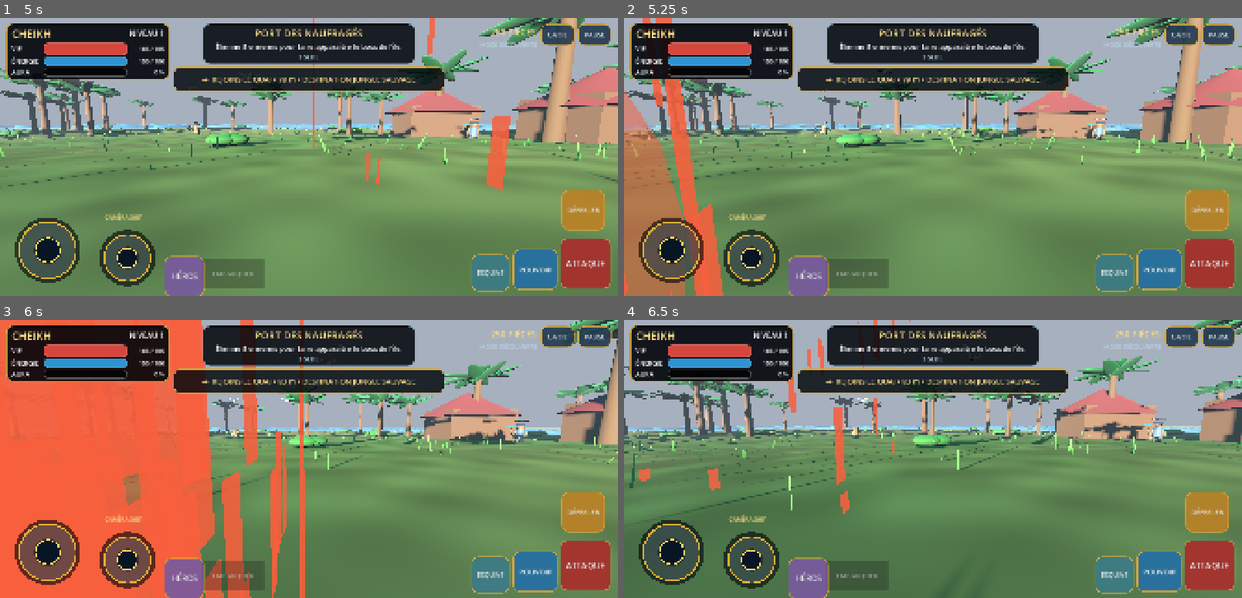
Above: before the commit, frames 1-4 (two rows, left to right).
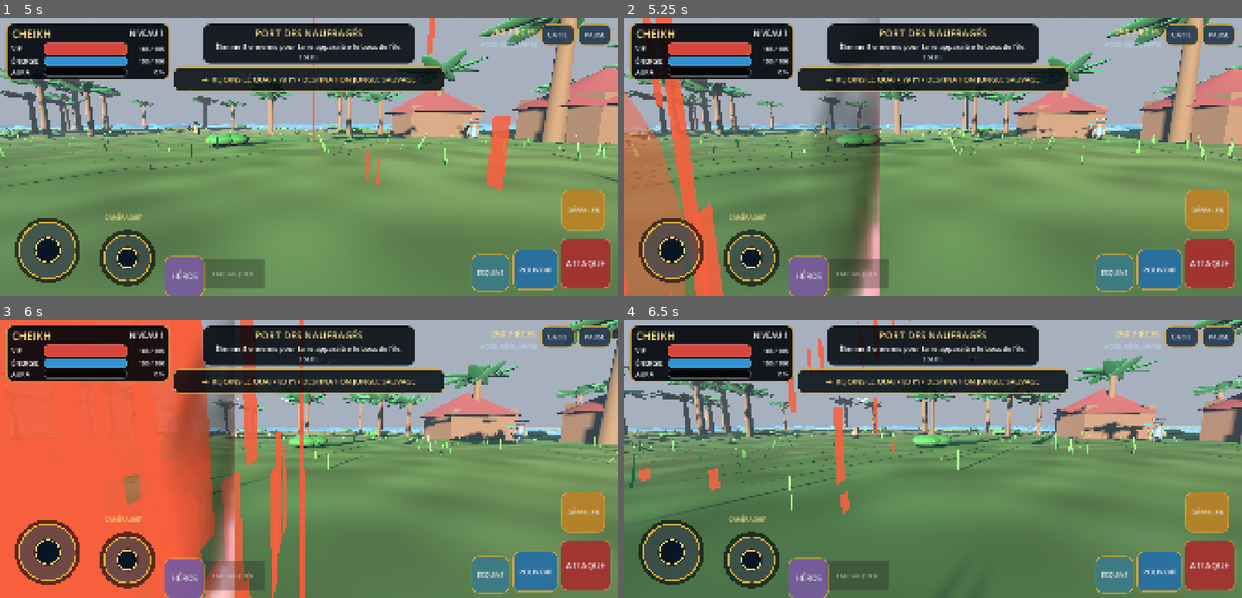
Above: after the commit, the same moments.

Repository: Chasmet/Chk-pirate-warrior-
Game: Godot game, scene res://scenes/main.tscn
Two runs of this game, one before a commit and one after it. Both use one fixed random seed, a clock stepped at 60 frames per second and the inputs below.
Inputs (mouse positions are in pixels of both pictures, inside the frame that each line leads up to):
- Up to frame 1 (5 s): click (123, 84) at 0.52 s; click "COMMENCER" at 1.25 s; drag from (414, 193) to (370, 95) at 2.02 s; drag from (49, 251) to (278, 212) at 2.77 s; move the mouse to (129, 257) at 3.52 s; hold D (move_right) 3.53-4.25 s; tap Shift (dodge) at 3.6 s; click (129, 257) at 3.67 s; drag from (278, 212) to (123, 115) at 4.27 s
- Up to frame 2 (5.25 s): move the mouse to (1118, 198) at 5.02 s; hold A (move_left) from 5.03 s (still down); tap Space (attack) at 5.1 s
- Up to frame 3 (6 s): release A (move_left) at 5.75 s; drag from (123, 417) to (216, 389) at 5.77 s
- Up to frame 4 (6.5 s): no input

Frame 1 is identical in both runs. In frame 2, 4.9% of the frame differs, in the area x 30-42%, y 0-100%; in frame 3, 5.8%, in the area x 27-38%, y 0-100%; in frame 4, nothing differs.

Commit message:
fix(gameplay): libérer la caméra et la conduite

Diff:
--- a/godot/scripts/player_controller.gd
+++ b/godot/scripts/player_controller.gd
@@ -13,6 +13,8 @@
 const HERO_ORDER := ["cheikh", "yvane", "nelvyn"]
 const BOAT_WATERLINE := 0.58
 const BOAT_MAX_SPEED := 23.0
+const BOAT_CAMERA_REST_LENGTH := 13.4
+const BOAT_CAMERA_REST_PITCH := -0.31
 
 var save_data: Dictionary = {}
 var hero_id := "cheikh"
@@ -411,11 +413,11 @@
 		hero_visual.show()
 		_set_boat_hero_art(0.0)
 	camera_target_yaw = boat_heading
-	camera_target_pitch = -0.16
+	camera_target_pitch = BOAT_CAMERA_REST_PITCH
 	camera_manual_timer = 0.0
 	camera_recenter_timer = 0.0
 	if is_instance_valid(camera_arm):
-		camera_arm.spring_length = 10.8
+		camera_arm.spring_length = BOAT_CAMERA_REST_LENGTH
 	_snap_camera_to_player()
 	boat_pilot_marker_emitted = false
 	boat_mode_changed.emit(true)
@@ -614,20 +616,23 @@
 	var weather_speed_factor := lerpf(1.0, 0.78, sea_state)
 	var maximum_forward_speed := BOAT_MAX_SPEED * weather_speed_factor
 	var speed_ratio := clampf(absf(boat_speed) / maxf(maximum_forward_speed, 0.1), 0.0, 1.0)
-	var steering_grip := lerpf(0.28, 1.0, speed_ratio)
+	# Conduite arcade lisible sur écran tactile : le navire répond dès les
+	# premiers mètres, puis garde une légère inertie quand il prend sa vitesse.
+	var steering_grip := lerpf(0.58, 1.0, smoothstep(0.0, 0.72, speed_ratio))
 	var reverse_factor := -0.72 if boat_speed < -0.35 else 1.0
-	var desired_turn_rate := steering * steering_grip * lerpf(1.32, 1.08, sea_state) * reverse_factor
+	var desired_turn_rate := steering * steering_grip * lerpf(1.58, 1.30, sea_state) * reverse_factor
 	if absf(throttle) < 0.06 and absf(boat_speed) < 0.65:
 		desired_turn_rate = 0.0
-	boat_turn_rate = move_toward(boat_turn_rate, desired_turn_rate, 2.8 * delta)
+	boat_turn_rate = move_toward(boat_turn_rate, desired_turn_rate, 4.8 * delta)
 	boat_heading -= boat_turn_rate * delta
 	var target_speed := throttle * (maximum_forward_speed if throttle >= 0.0 else 7.0)
-	var engine_response := (5.8 if absf(throttle) > 0.05 else 1.55) * lerpf(1.0, 0.76, sea_state)
+	var engine_response := (7.2 if absf(throttle) > 0.05 else 2.4) * lerpf(1.0, 0.78, sea_state)
 	boat_speed = move_toward(boat_speed, target_speed, engine_response * delta)
 	var forward: Vector3 = -Basis(Vector3.UP, boat_heading).z
 	var desired_velocity: Vector3 = forward * boat_speed
-	velocity.x = move_toward(velocity.x, desired_velocity.x, 5.4 * delta)
-	velocity.z = move_toward(velocity.z, desired_velocity.z, 5.4 * delta)
+	var hull_grip := lerpf(9.5, 7.0, sea_state)
+	velocity.x = move_toward(velocity.x, desired_velocity.x, hull_grip * delta)
+	velocity.z = move_toward(velocity.z, desired_velocity.z, hull_grip * delta)
 	velocity.y = 0.0
 	rotation.y = boat_heading
 	move_and_slide()
@@ -721,8 +726,8 @@
 	var moving_forward := direction.length_squared() > 0.02 and direction.dot(camera_forward) > 0.18
 	if camera_manual_timer <= 0.0 and camera_recenter_timer <= 0.0:
 		if boat_mode:
-			camera_target_yaw = lerp_angle(camera_target_yaw, boat_heading, 1.0 - exp(-2.4 * delta))
-			camera_target_pitch = lerpf(camera_target_pitch, -0.16, 1.0 - exp(-2.0 * delta))
+			camera_target_yaw = lerp_angle(camera_target_yaw, boat_heading, 1.0 - exp(-4.2 * delta))
+			camera_target_pitch = lerpf(camera_target_pitch, BOAT_CAMERA_REST_PITCH, 1.0 - exp(-3.2 * delta))
 		elif assist_lock_time > 0.0 and is_instance_valid(assisted_target) and assisted_target.health > 0.0 and assisted_target.global_position.distance_to(global_position) < 13.0:
 			var target_direction := assisted_target.global_position - global_position
 			target_direction.y = 0.0
@@ -736,7 +741,7 @@
 
 	var hero_height := 3.6 if boat_mode else float(HeroFactory.HEROES[hero_id]["height"])
 	var look_ahead := Vector3(velocity.x, 0.0, velocity.z) * 0.035
-	var desired_anchor := global_position + Vector3(0.0, 3.35 if boat_mode else hero_height * 0.68 + 0.18, 0.0) + look_ahead
+	var desired_anchor := global_position + Vector3(0.0, 4.25 if boat_mode else hero_height * 0.68 + 0.18, 0.0) + look_ahead
 	if camera_pivot.global_position.distance_to(desired_anchor) > 18.0:
 		camera_pivot.global_position = desired_anchor
 	camera_pivot.global_position = camera_pivot.global_position.lerp(desired_anchor, 1.0 - exp(-11.0 * delta))
@@ -744,9 +749,9 @@
 	camera_pivot.rotation.x = camera_pitch
 
 	var running_ratio := clampf(horizontal_speed / (22.5 if boat_mode else maxf(_movement_speed(), 0.1)), 0.0, 1.0)
-	var target_length := lerpf(10.8, 12.6, running_ratio) if boat_mode else lerpf(4.35, 4.75, running_ratio)
+	var target_length := lerpf(BOAT_CAMERA_REST_LENGTH, 14.6, running_ratio) if boat_mode else lerpf(4.35, 4.75, running_ratio)
 	camera_arm.spring_length = lerpf(camera_arm.spring_length, target_length, 1.0 - exp(-5.5 * delta))
-	var target_fov := lerpf(62.0, 69.0, running_ratio) if boat_mode else lerpf(58.0, 63.0, running_ratio)
+	var target_fov := lerpf(64.0, 70.0, running_ratio) if boat_mode else lerpf(58.0, 63.0, running_ratio)
 	if aura_time > 0.0:
 		target_fov += 3.0
 	camera.fov = lerpf(camera.fov, target_fov, 1.0 - exp(-4.5 * delta))
@@ -763,6 +768,7 @@
 		new_front_view = true
 	if new_front_view != camera_front_view:
 		camera_front_view = new_front_view
+		_set_land_hero_art()
 		hero_view_changed.emit(hero_id, current_hero_frame, camera_front_view)
 
 func _confirm_hero_framing(delta: float, hero_height: float) -> void:
@@ -835,7 +841,12 @@
 	if sprite == null:
 		return
 	var profile: Dictionary = HeroFactory.HEROES[hero_id]
-	sprite.texture = load(String(profile["third_person_sprite"])) as Texture2D
+	# Le Sprite3D reste physiquement dans le monde et suit l’orientation du
+	# contrôleur. La planche avant est utilisée quand la caméra orbite devant,
+	# afin de montrer réellement le visage plutôt qu’un dos toujours billbordé.
+	var texture_path := String(profile["sprite"]) if camera_front_view else String(profile["third_person_sprite"])
+	if sprite.texture == null or sprite.texture.resource_path != texture_path:
+		sprite.texture = load(texture_path) as Texture2D
 	sprite.hframes = 4
 	sprite.frame = clampi(current_hero_frame, 0, 3)
 	sprite.position.y = float(profile["sprite_y"])
@@ -867,7 +878,7 @@
 	if not is_instance_valid(camera_pivot):
 		return
 	var hero_height := 3.6 if boat_mode else float(HeroFactory.HEROES[hero_id]["height"])
-	camera_pivot.global_position = global_position + Vector3(0.0, 3.35 if boat_mode else hero_height * 0.68 + 0.18, 0.0)
+	camera_pivot.global_position = global_position + Vector3(0.0, 4.25 if boat_mode else hero_height * 0.68 + 0.18, 0.0)
 	camera_yaw = camera_target_yaw
 	camera_pitch = camera_target_pitch
 	camera_pivot.rotation = Vector3(camera_pitch, camera_yaw, 0.0)
--- a/godot/tests/smoke_test.gd
+++ b/godot/tests/smoke_test.gd
@@ -61,14 +61,18 @@
 	for _frame in range(40):
 		await physics_frame
 	_check(player.camera_front_view, "la caméra peut passer devant pour montrer le visage")
+	if sprite != null:
+		_check(sprite.texture.resource_path.ends_with("cheikh_poses.webp"), "la vue avant affiche réellement le visage de Cheikh dans le monde 3D")
 
 	var start_position := player.global_position
 	player.set_move_input(Vector2(1.0, 0.0))
-	for _frame in range(12):
+	for _frame in range(20):
 		await physics_frame
 	player.set_move_input(Vector2.ZERO)
 	_check(player.global_position.distance_to(start_position) > 0.25, "le joystick déplace réellement le héros")
 	_check(Vector2(player.velocity.x, player.velocity.z).length() < player._movement_speed() * 1.2, "l’accélération du héros reste maîtrisée")
+	var movement_heading := atan2(-player.velocity.x, -player.velocity.z)
+	_check(absf(wrapf(player.rotation.y - movement_heading, -PI, PI)) < 0.35, "le héros se tourne dans la direction choisie au joystick")
 
 	var enemies := get_nodes_in_group("enemies")
 	if not enemies.is_empty():
@@ -139,8 +143,8 @@
 	player.set_move_input(Vector2.ZERO)
 	_check(player.global_position.distance_to(boat_start) > 0.5, "le joueur navigue lui-même avec le joystick")
 	_check(player.boat_speed > 0.0, "le bateau possède accélération et inertie")
-	_check(absf(player.boat_turn_rate) > 0.05, "le virage possède une réponse progressive au gouvernail")
-	_check(player.camera_arm.spring_length > 9.0, "la caméra marine recule pour cadrer le navire et son pilote")
+	_check(absf(player.boat_turn_rate) > 0.20, "le gouvernail répond rapidement sans supprimer l’inertie du navire")
+	_check(player.camera_arm.spring_length > 12.5 and player.camera_target_pitch < -0.28, "la caméra marine cadre le navire entier et son pilote depuis le haut")
 	var helm := player.boat_visual.get_node_or_null("PosteDePilotage/Gouvernail3D") as Node3D
 	_check(helm != null and absf(helm.rotation.z) > 0.08, "le gouvernail tourne visiblement avec le joystick")
 	var target_dock := world.get_dock_position(1, true)
Not shown, changed: README.md
Not shown, changed: VALIDATION.md
